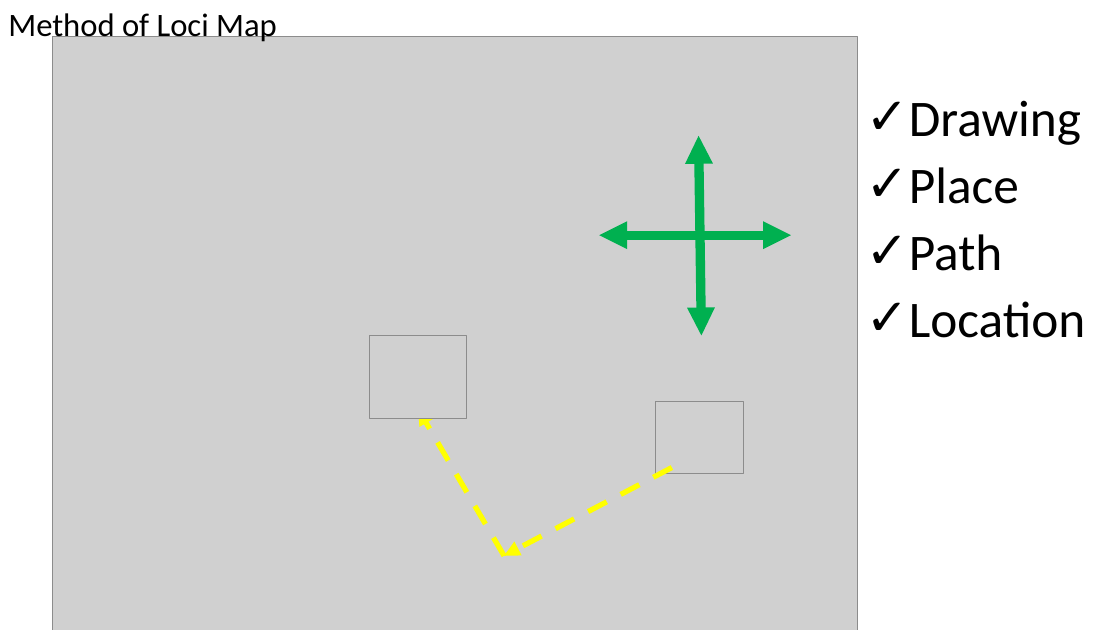
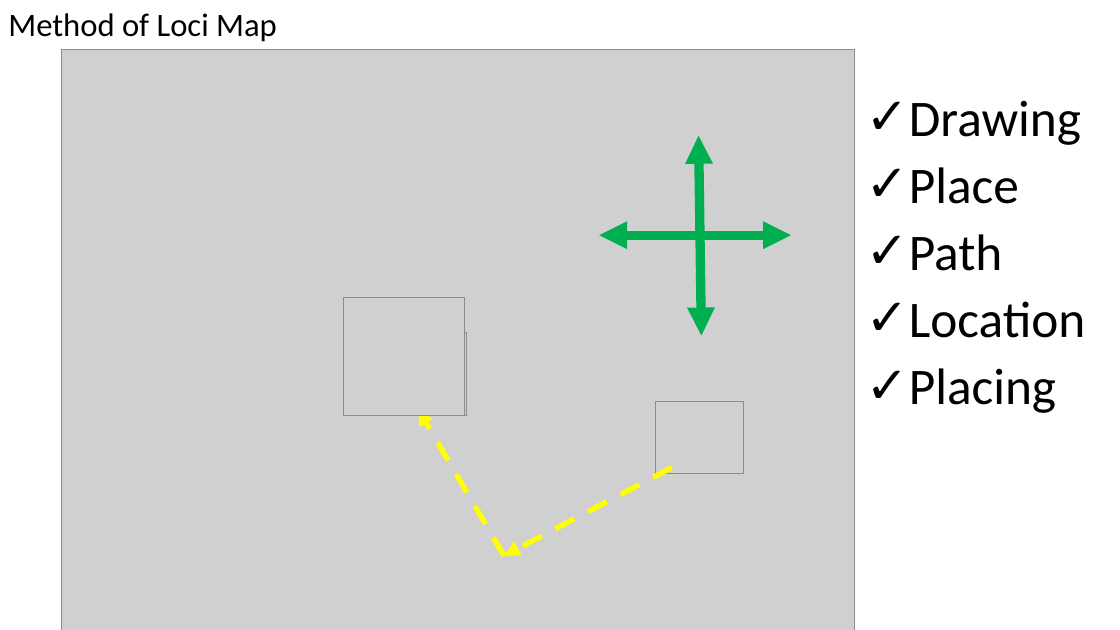
Before and after one commit to codeAligned/rw, a slide deck: slide 12 of dm1/minitalks/ron/knowing_ds/know_ds_rn.pptx (slide 11 before the commit). Drawn at 1120x630 pixels with LibreOffice and Linux fonts; fonts in the diff are those of the drawing; grey boxes stand for pictures. Boxes give left, top, right and bottom in pixels: in the first picture for what was removed or moved away, otherwise in the second. Text is boxed around its words. In the diff, an @@ line names an element or a change of style, - is before the commit and + after.

```diff
--- a/dm1/minitalks/ron/knowing_ds/know_ds_rn.pptx
+++ b/dm1/minitalks/ron/knowing_ds/know_ds_rn.pptx
@@ picture: place and size @@
-picture at (53,36,858,630)
+picture at (62,50,855,630)
@@ picture added at (344,297,465,416) @@
@@ text at (909,368,1056,413): paragraph added @@
+✓ Placing
```
Also in this commit, not shown: 5 other slides changed, 2 other files.
